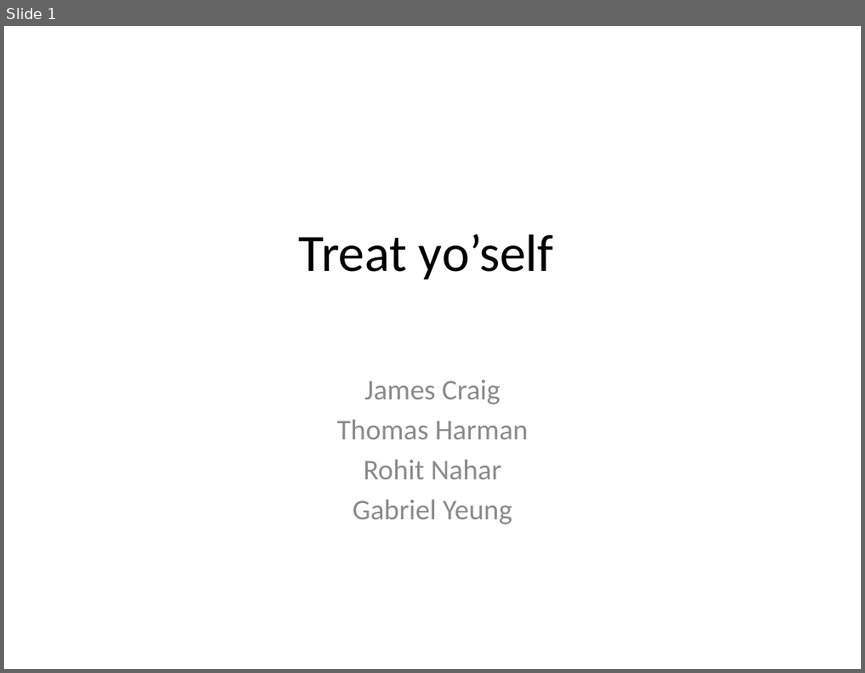
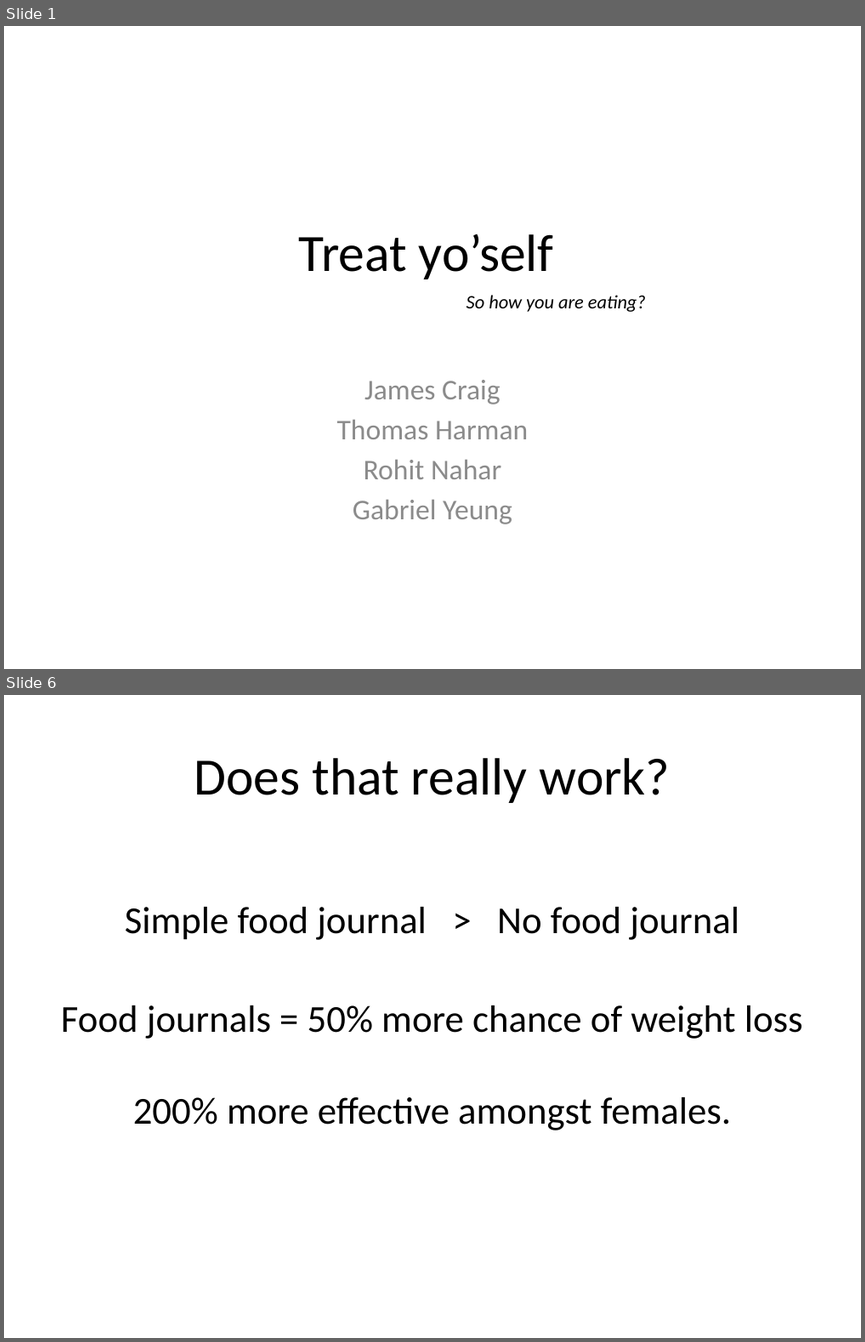
Before and after one commit to gabrielyeung/workshop, a slide deck: www/docs/treatyoself.pptx. Shown one above the other, each under a label of ours: slide 1 before the commit, slides 1 and 6 after it; the slides between them are not shown. The pictures are 865x673 and 865x1342 pixels, drawn with LibreOffice and Linux fonts; fonts in the diff are those of the drawing. Boxes give left, top, right and bottom in pixels: in the first picture for what was removed or moved away, otherwise in the second. Text is boxed around its words. In the diff, an @@ line names an element or a change of style, - is before the commit and + after.

```diff
--- a/www/docs/treatyoself.pptx
+++ b/www/docs/treatyoself.pptx
@@ slide 6 added at [4, 695, 861, 1338], background #FFFFFF @@
@@ title added at [194, 758, 670, 803], 44 pt, text #000000 @@
+Does that really work?
@@ text added at [61, 907, 803, 1130], 32 pt, text #000000 @@
+Simple food journal > No food journal
+Food journals = 50% more chance of weight loss
+200% more effective amongst females.
@@ slide 1 changed as well @@
@@ text added at [466, 295, 646, 312], 16 pt, text #000000, italic @@
+So how you are eating?
```
Also in this commit, not shown: 7 other slides added.
